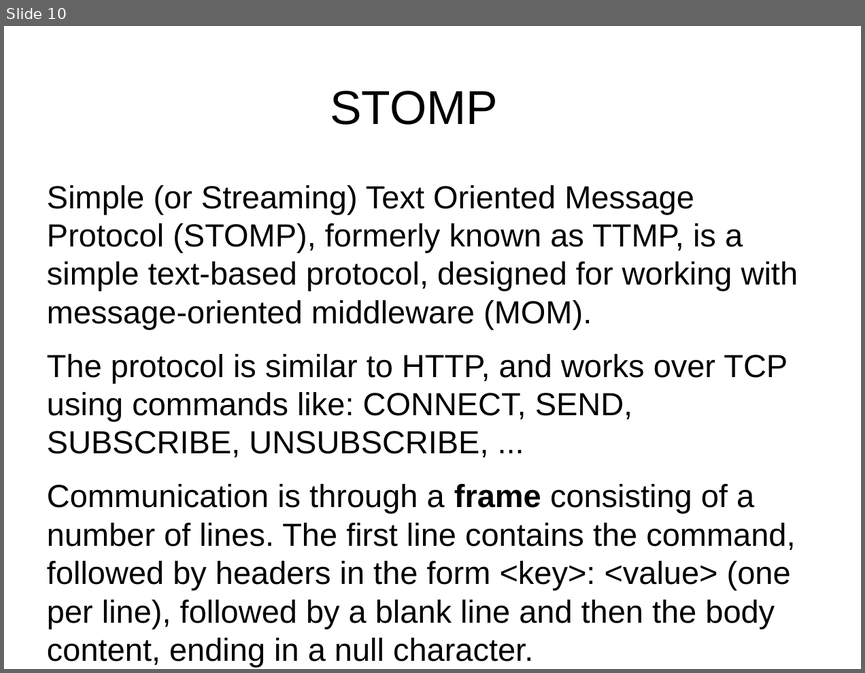
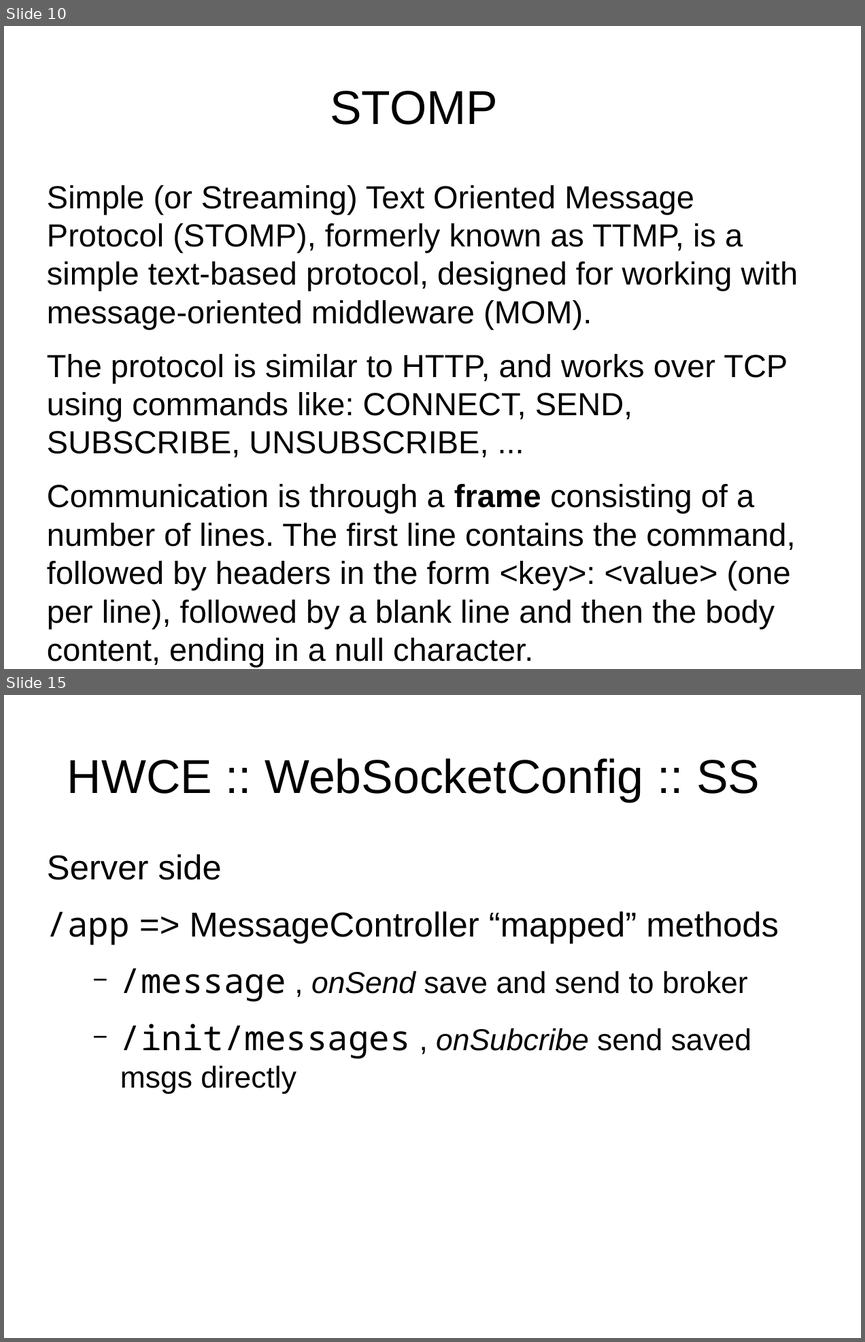
Before and after one commit to Tinvention/Training-websocket-with-spring, a slide deck: websocket-with-spring.odp. Shown one above the other, each under a label of ours: slide 10 before the commit, slides 10 and 15 after it; the slides between them are not shown. The pictures are 865x673 and 865x1342 pixels, drawn with LibreOffice and Linux fonts; fonts in the diff are those of the drawing; background and template pictures are left out. Boxes give left, top, right and bottom in pixels: in the first picture for what was removed or moved away, otherwise in the second. Text is boxed around its words. In the diff, an @@ line names an element or a change of style, - is before the commit and + after.

```diff
--- a/websocket-with-spring.odp
+++ b/websocket-with-spring.odp
@@ slide 15 added at [4, 695, 861, 1338], background #FFFFFF @@
@@ title added at [67, 758, 759, 802], 44 pt, text #000000 @@
+HWCE :: WebSocketConfig :: SS
@@ text added at [47, 854, 779, 1093], 32 pt, text #000000 @@
+Server side
+/app => MessageController “mapped” methods
+  − /message , onSend save and send to broker
+  − /init/messages , onSubcribe send saved msgs directly
```
Also in this commit, not shown: 3 slides changed, 8 other slides added, 3 slides removed, 4 other files.
